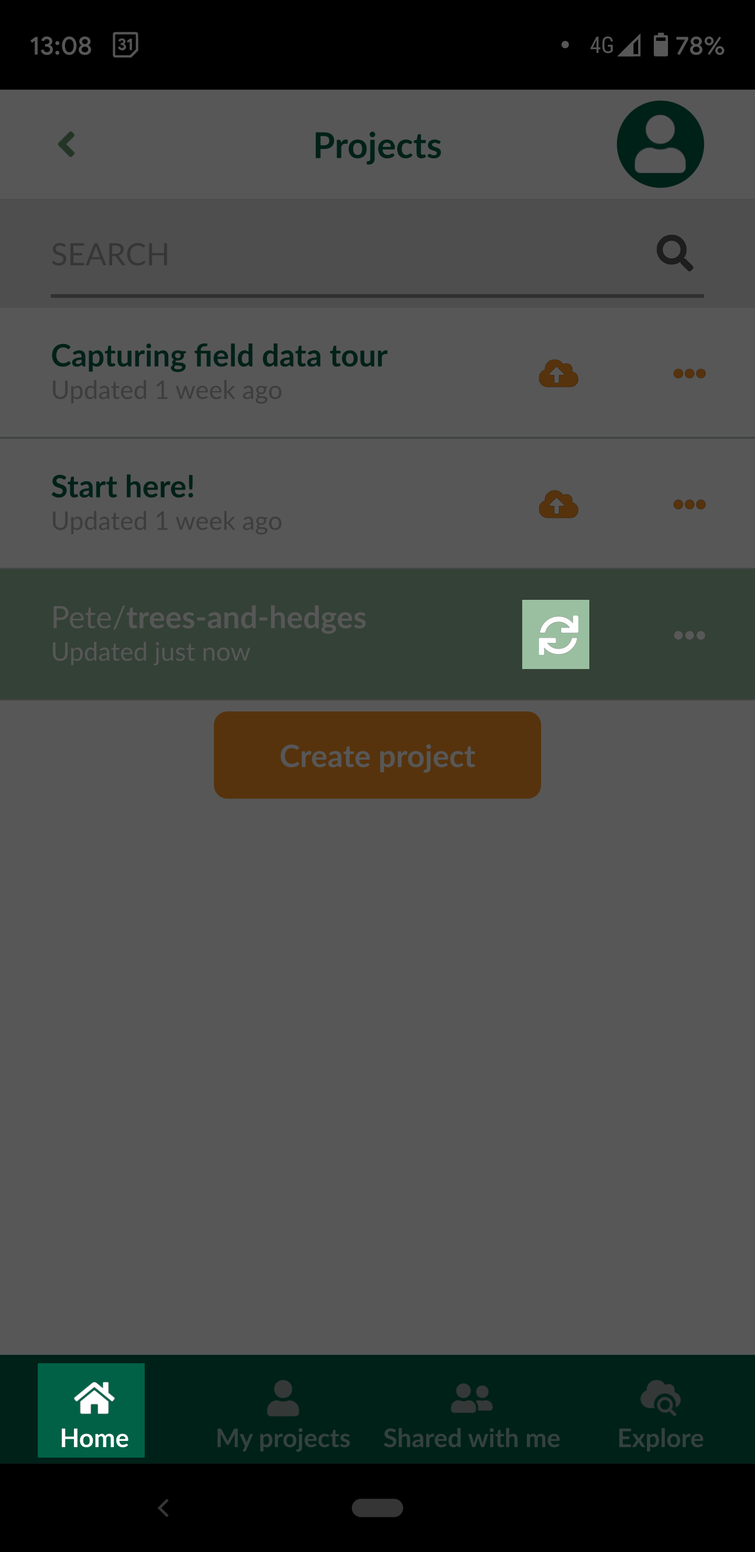
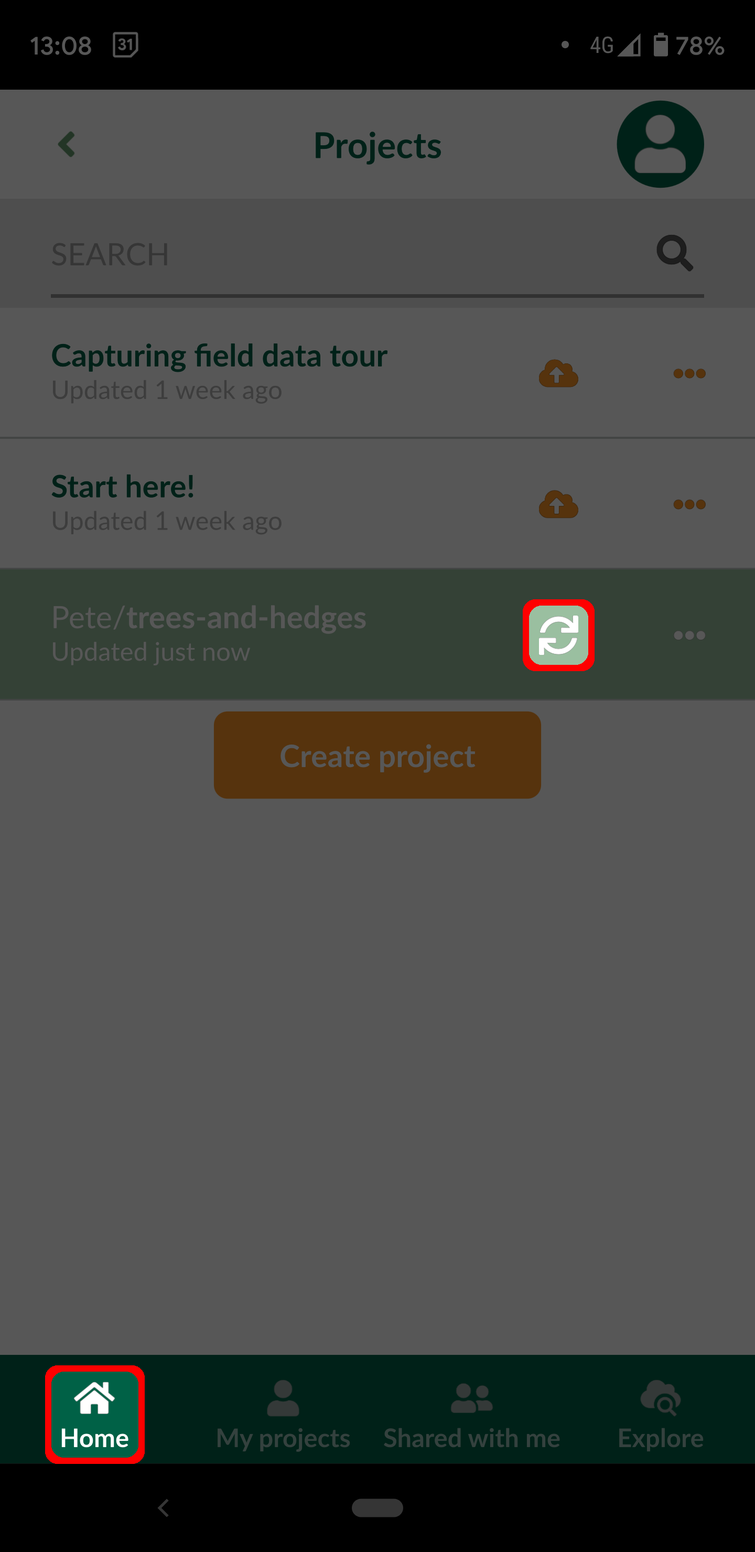
The second 755 x 1552 image is a revision of the first. Changes to its layers:
added layer "Red" above "Black" over bbox(45, 599, 595, 1465)
painted on "Black" over bbox(37, 599, 592, 1462)
